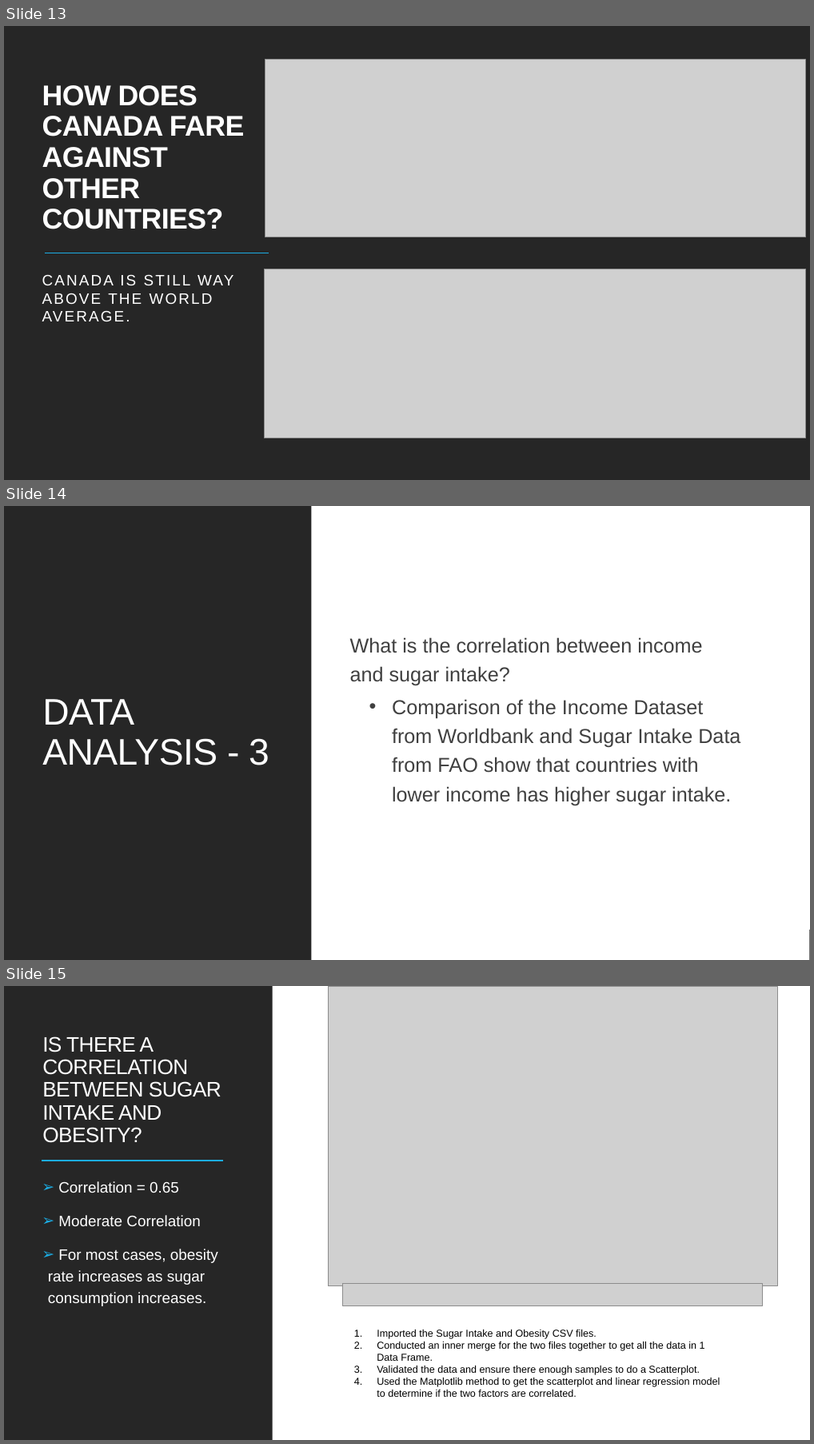
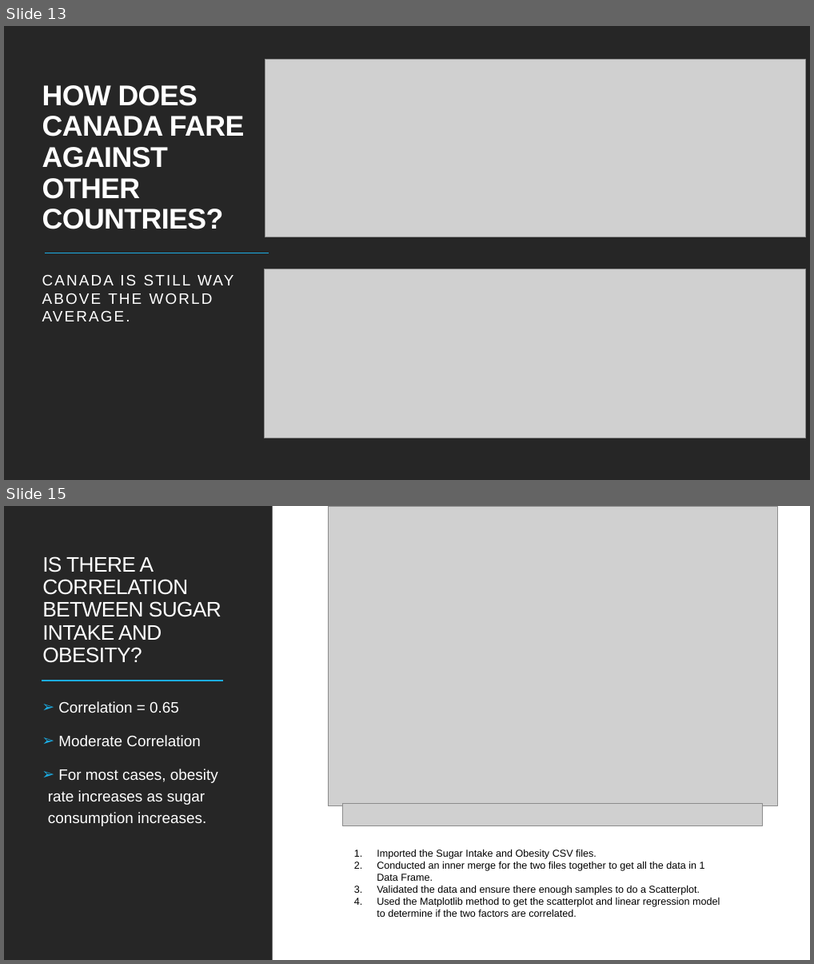
Before and after one commit to cbeachey/project1_influencers, a slide deck: Effects of Sugar Consumption.pptx. Shown one above the other, each under a label of ours: slides 13, 14 and 15 before the commit, slides 13 and 15 after it; the slides between them are not shown. The pictures are 814x1444 and 814x964 pixels, drawn with LibreOffice and Linux fonts; fonts in the diff are those of the drawing; grey boxes stand for pictures. Boxes give left, top, right and bottom in pixels: in the first picture for what was removed or moved away, otherwise in the second. Text is boxed around its words. In the diff, an @@ line names an element or a change of style, - is before the commit and + after.

```diff
--- a/Effects of Sugar Consumption.pptx
+++ b/Effects of Sugar Consumption.pptx
@@ slide 14 removed at [4, 506, 810, 960], background #FFFFFF; not listed: 1 template element that a slide beside it also shows @@
@@ rectangle removed at [4, 506, 810, 960] @@
@@ rectangle removed at [4, 506, 311, 960] @@
@@ text removed at [350, 637, 741, 805] @@
-What is the correlation between income and sugar intake?
-  • Comparison of the Income Dataset from Worldbank and Sugar Intake Data from FAO show that countries with lower income has higher sugar intake.
@@ title removed at [42, 699, 270, 765] @@
-DATA ANALYSIS - 3
```
Also in this commit, not shown: 2 slides changed, 3 slides added, 1 other slide removed, 2 other files.
